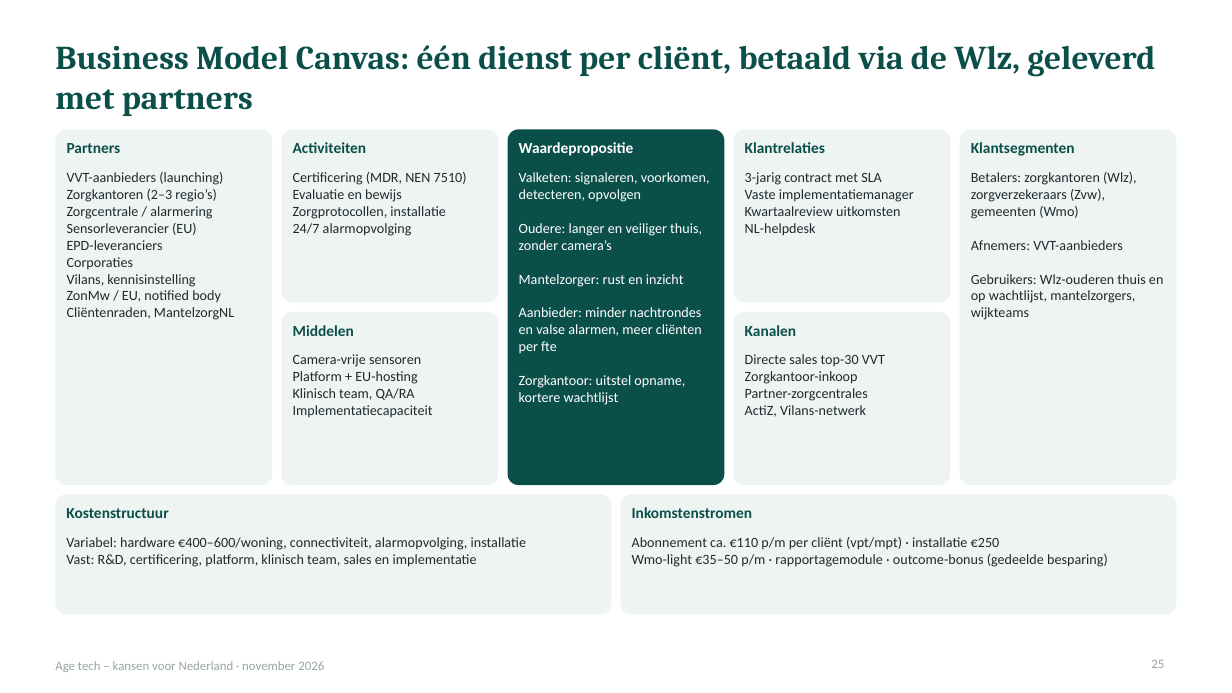
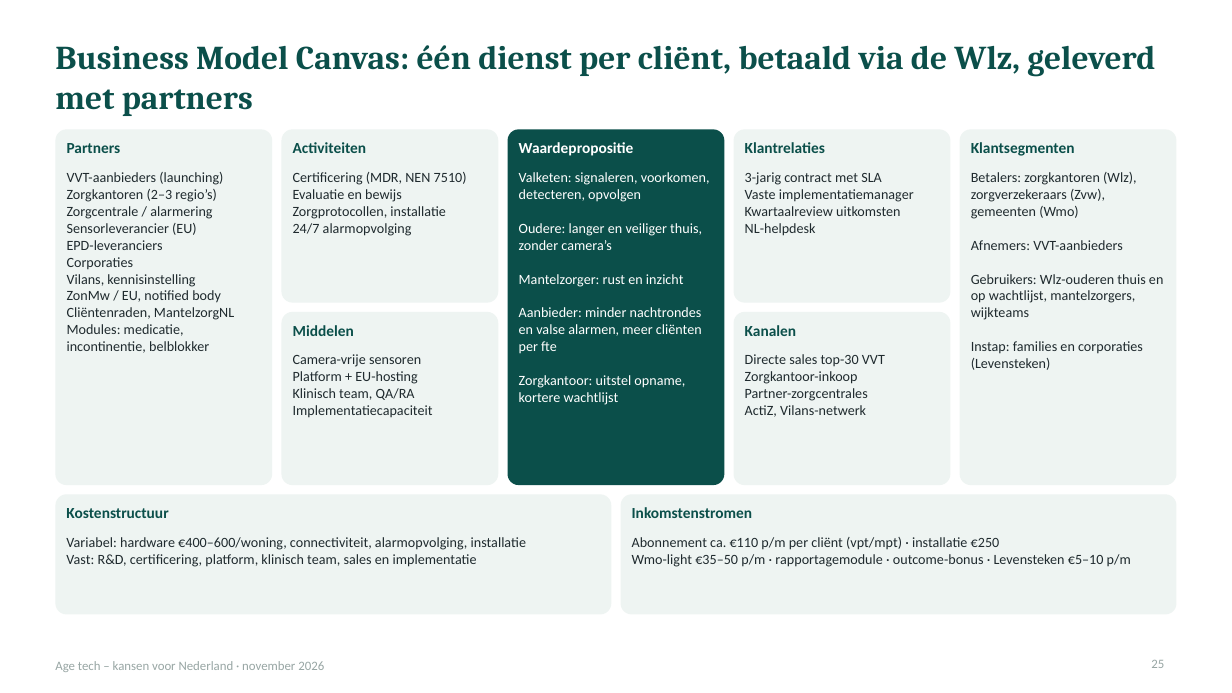
Before and after one commit to robruijn/Four-Seasons-Rome-2026, a slide deck: slide 25 of AgeTech_kansen_Nederland.pptx. Drawn at 1232x693 pixels with LibreOffice and Linux fonts; fonts in the diff are those of the drawing. Boxes give left, top, right and bottom in pixels: in the first picture for what was removed or moved away, otherwise in the second. Text is boxed around its words. In the diff, an @@ line names an element or a change of style, - is before the commit and + after.

```diff
--- a/AgeTech_kansen_Nederland.pptx
+++ b/AgeTech_kansen_Nederland.pptx
@@ text at [67,324,209,353]: paragraph added @@
+Modules: medicatie, incontinentie, belblokker
@@ text at [971,341,1143,370]: paragraph added @@
+Instap: families en corporaties (Levensteken)
@@ text at [632,554,1131,567]: text changed @@
-Wmo-light €35–50 p/m · rapportagemodule · outcome-bonus (gedeelde besparing)
+Wmo-light €35–50 p/m · rapportagemodule · outcome-bonus · Levensteken €5–10 p/m
```
Also in this commit, not shown: 13 other slides changed.
